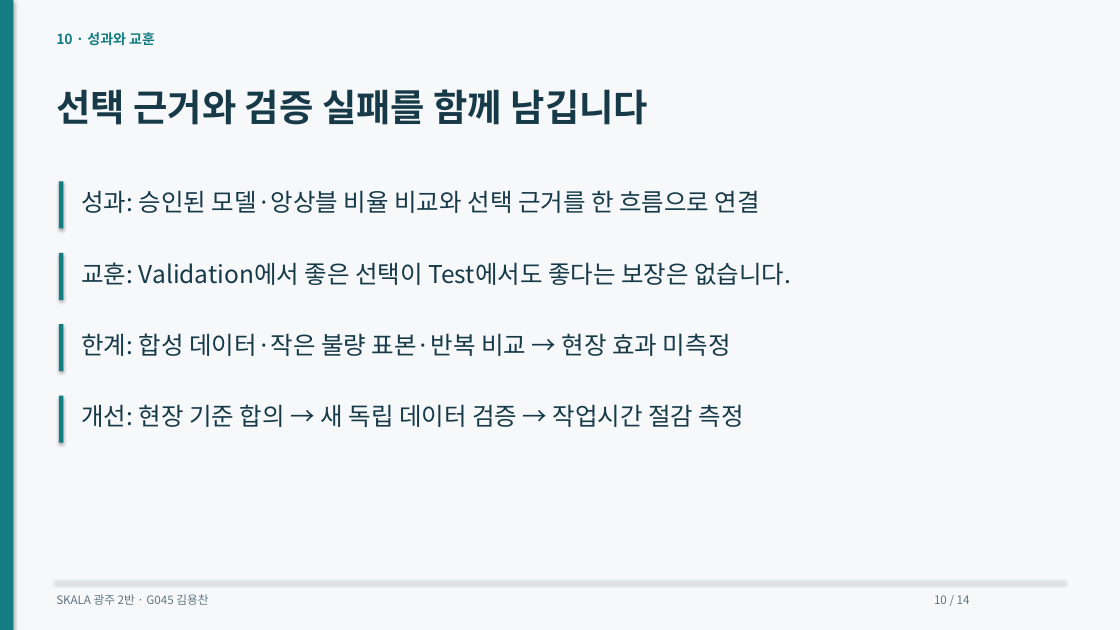
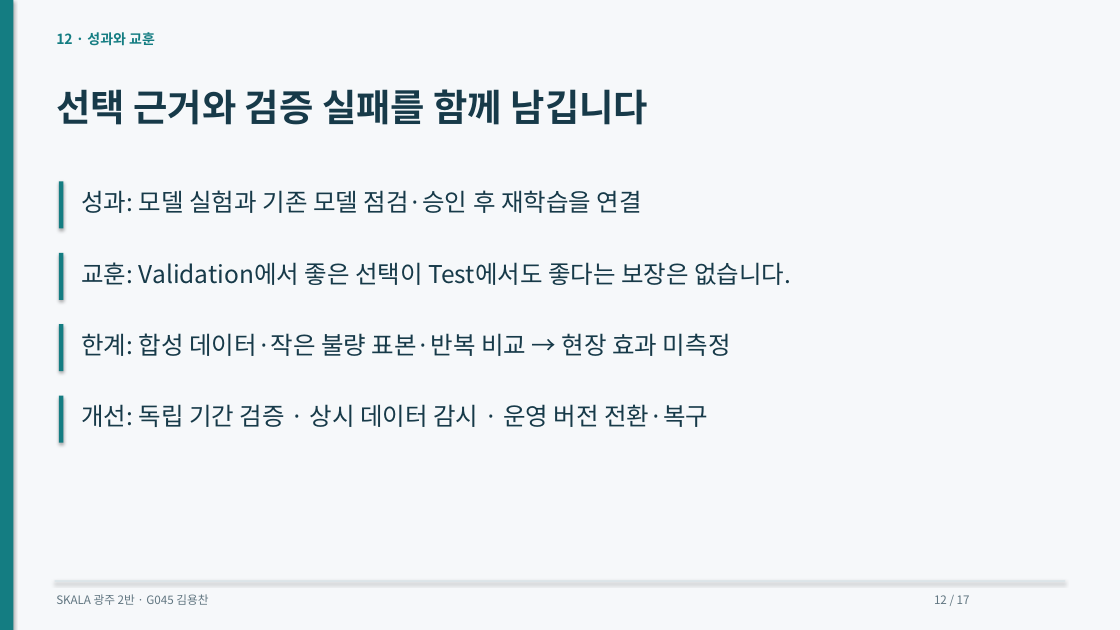
Before and after one commit to dragonchan95/Semiconductor-AI-Agent, a slide deck: slide 12 of docs/G045_Semiconductor_Agent.pptx (slide 10 before the commit). Drawn at 1120x630 pixels with LibreOffice and Linux fonts; fonts in the diff are those of the drawing. Boxes give left, top, right and bottom in pixels: in the first picture for what was removed or moved away, otherwise in the second. Text is boxed around its words. In the diff, an @@ line names an element or a change of style, - is before the commit and + after.

```diff
--- a/docs/G045_Semiconductor_Agent.pptx
+++ b/docs/G045_Semiconductor_Agent.pptx
@@ text at box(56, 32, 155, 46): text changed @@
-10 · 성과와 교훈
+12 · 성과와 교훈
@@ text at box(81, 190, 642, 213): text changed @@
-성과: 승인된 모델·앙상블 비율 비교와 선택 근거를 한 흐름으로 연결
+성과: 모델 실험과 기존 모델 점검·승인 후 재학습을 연결
@@ text at box(81, 404, 708, 427): text changed @@
-개선: 현장 기준 합의 → 새 독립 데이터 검증 → 작업시간 절감 측정
+개선: 독립 기간 검증 · 상시 데이터 감시 · 운영 버전 전환·복구
@@ text at box(934, 595, 970, 604): text changed @@
-10 / 14
+12 / 17
```
Also in this commit, not shown: 13 other slides changed, 3 slides added, 26 other files.
